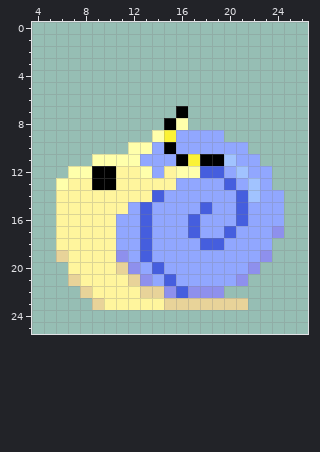
Pixel-art sprite: The Fallen Guardian/Assets/Art/Characters/Enemies/Snail/Special/Snail_Special_Left_C.png. Above, as it was before the edit.
The file is 32x32 pixels. Shown: x 4..26, y 0..25.
The result:
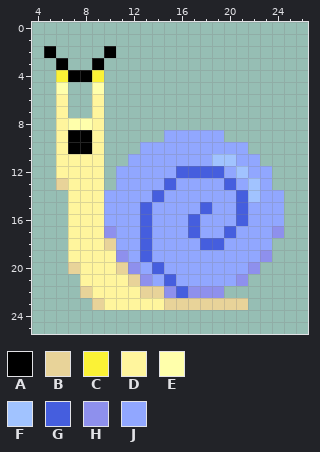
Palette (. is transparent): A #000000  B #e8d399  C #fbf236  D #fff59d  E #ffffab  F #a1c3ff  G #455ede  H #8e90ed  J #91a7ff
Change:
{"y":2,"x":5,"old":".","new":"A"}
{"y":2,"x":10,"old":".","new":"A"}
{"y":3,"x":6,"old":".","new":"A"}
{"y":3,"x":9,"old":".","new":"A"}
{"y":4,"x":6,"old":"....","new":"CAAC"}
{"y":5,"x":6,"old":".","new":"E"}
{"y":5,"x":9,"old":".","new":"E"}
{"y":6,"x":6,"old":".","new":"D"}
{"y":6,"x":9,"old":".","new":"D"}
{"y":7,"x":6,"old":".","new":"D"}
{"y":7,"x":9,"old":".","new":"D"}
{"y":7,"x":16,"old":"A","new":"."}
{"y":8,"x":6,"old":"....","new":"DEED"}
{"y":8,"x":15,"old":"AE","new":".."}
{"y":9,"x":6,"old":"....","new":"DAAD"}
{"y":9,"x":14,"old":"EC","new":".J"}
{"y":10,"x":6,"old":"....","new":"DAAD"}
{"y":10,"x":12,"old":"EE","new":".J"}
{"y":10,"x":15,"old":"A","new":"J"}
{"y":11,"x":6,"old":"...EEEE","new":"DDDD..J"}
{"y":11,"x":16,"old":"ACAA","new":"JJJF"}
{"y":12,"x":6,"old":".EEAADDE","new":"DDDD.JJJ"}
{"y":12,"x":15,"old":"DEE","new":"JGG"}
{"y":13,"x":6,"old":"E","new":"B"}
{"y":13,"x":9,"old":"AADDDDD","new":"D.JJJJG"}
{"y":14,"x":6,"old":"D","new":"."}
{"y":14,"x":10,"old":"DDDD","new":"JJJJ"}
{"y":15,"x":6,"old":"D","new":"."}
{"y":15,"x":10,"old":"DD","new":"JJ"}
{"y":16,"x":6,"old":"D","new":"."}
{"y":16,"x":10,"old":"D","new":"J"}
{"y":17,"x":6,"old":"D","new":"."}
{"y":17,"x":10,"old":"D","new":"H"}
{"y":18,"x":6,"old":"D","new":"."}
{"y":18,"x":10,"old":"D","new":"B"}
{"y":19,"x":6,"old":"B","new":"."}
{"y":20,"x":7,"old":"D","new":"B"}
{"y":21,"x":7,"old":"B","new":"."}
{"label":"changed","picture_box":[44,46,224,286]}
